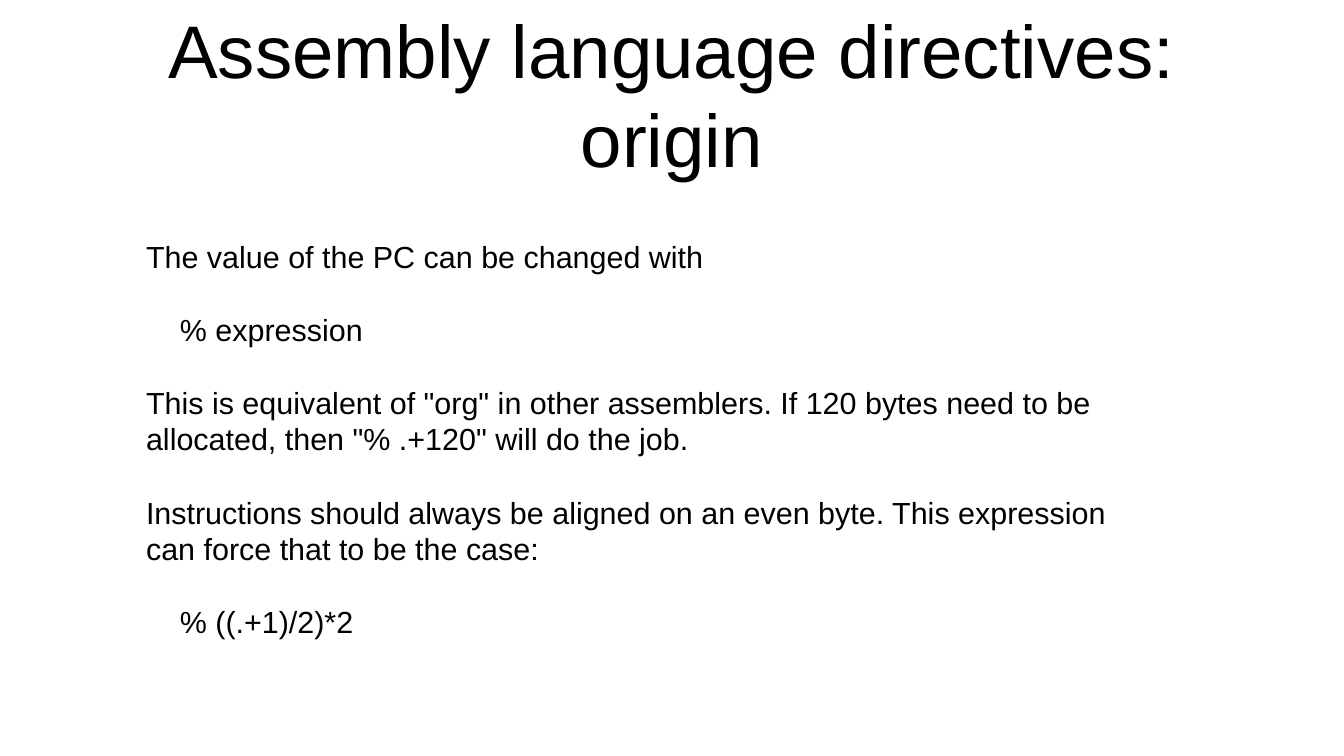
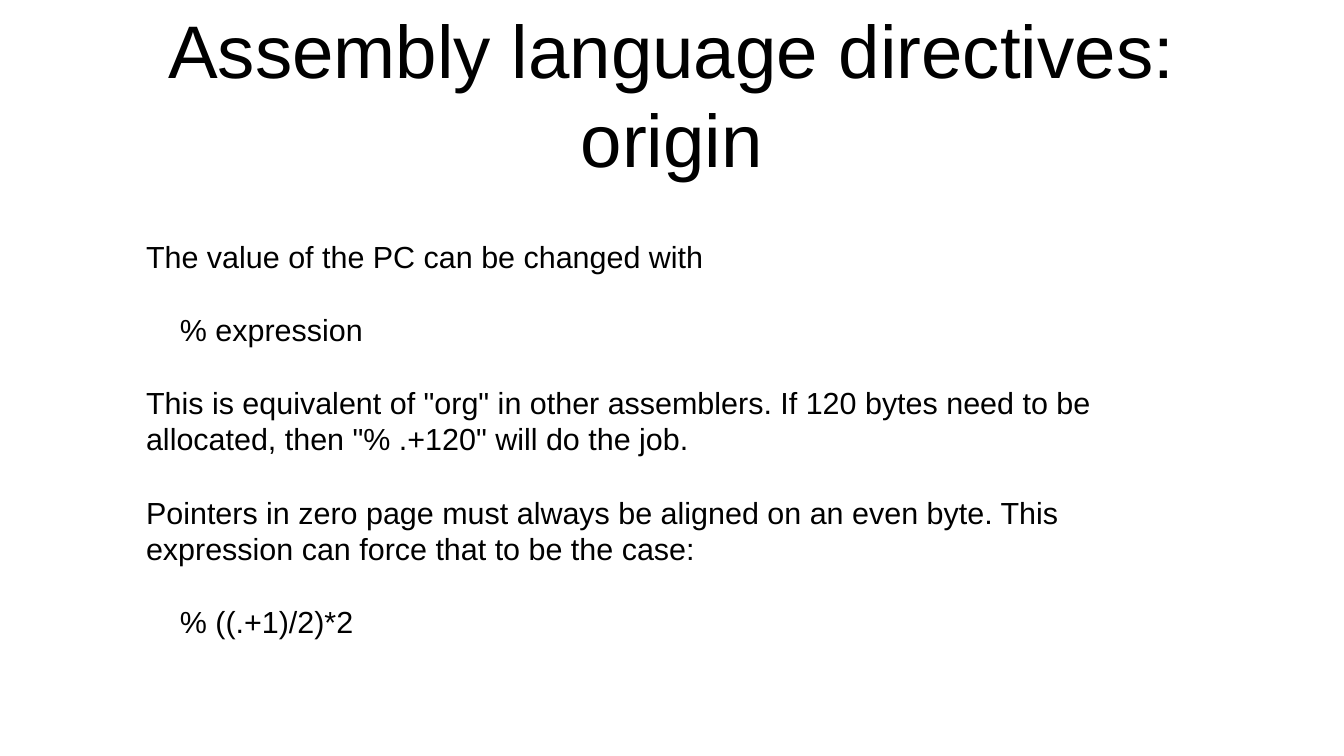
Before and after one commit to jeceljr/baby8, a slide deck: slide 22 of doc/baby8.odp (slide 21 before the commit). Drawn at 1344x756 pixels with LibreOffice and Linux fonts; fonts in the diff are those of the drawing. Boxes give left, top, right and bottom in pixels: in the first picture for what was removed or moved away, otherwise in the second. Text is boxed around its words. In the diff, an @@ line names an element or a change of style, - is before the commit and + after.

```diff
--- a/doc/baby8.odp
+++ b/doc/baby8.odp
@@ text at <box>146,502,1059,566</box>: text changed @@
-Instructions should always be aligned on an even byte. This expression
-can force that to be the case:
+Pointers in zero page must always be aligned on an even byte. This expression can force that to be the case:
```
Also in this commit, not shown: 4 other slides changed, 1 slide added, 3 other files.
